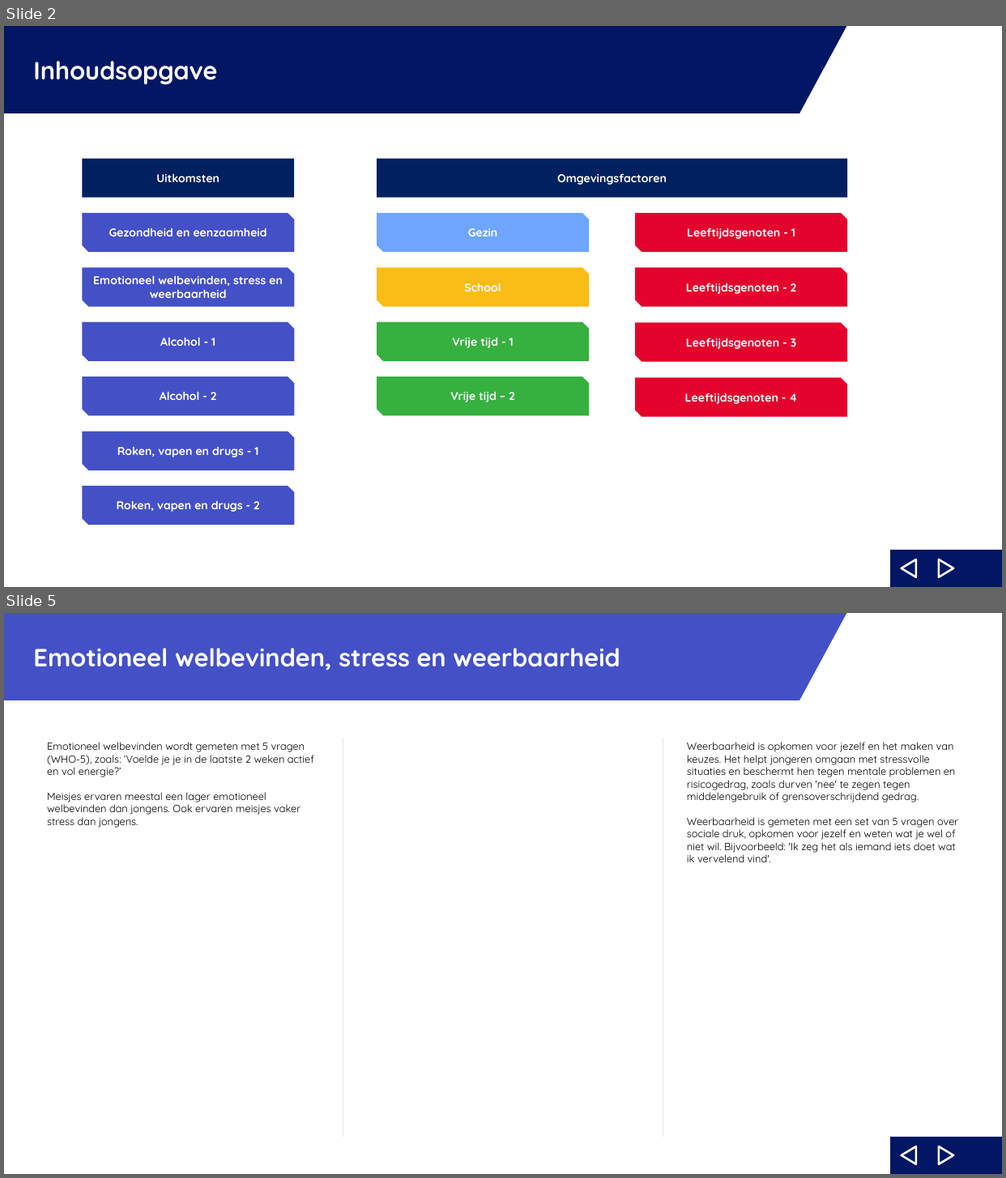
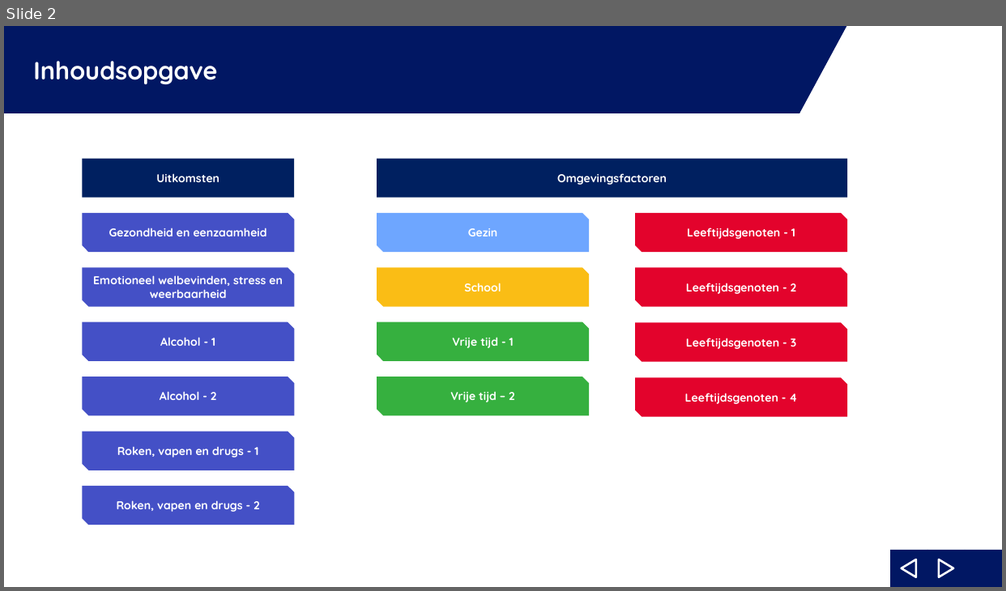
Before and after one commit to ggdatascience/reports_excel_to_powerpoint, a slide deck: oko/template rapportage oko.pptx. Shown one above the other, each under a label of ours: slides 2 and 5 before the commit, slide 2 after it; the slides between them are not shown. The pictures are 1006x1178 and 1006x591 pixels, drawn with LibreOffice and Linux fonts; fonts in the diff are those of the drawing; background and template pictures are left out. Boxes give left, top, right and bottom in pixels: in the first picture for what was removed or moved away, otherwise in the second. Text is boxed around its words. In the diff, an @@ line names an element or a change of style, - is before the commit and + after.

```diff
--- a/oko/template rapportage oko.pptx
+++ b/oko/template rapportage oko.pptx
@@ slide 5 removed at (4,613,1002,1174), background #FFFFFF; not listed: 5 template elements that a slide beside it also shows @@
@@ rectangle removed at (4,613,799,700) @@
-Emotioneel welbevinden, stress en weerbaarheid
@@ right triangle removed at (799,613,847,700) @@
@@ text removed at (47,742,314,828) @@
-Emotioneel welbevinden wordt gemeten met 5 vragen (WHO-5), zoals: ‘Voelde je je in de laatste 2 weken actief en vol energie?’
-Meisjes ervaren meestal een lager emotioneel welbevinden dan jongens. Ook ervaren meisjes vaker stress dan jongens.
@@ line removed from (343, 1137) to (343, 737) @@
@@ line removed from (663, 1137) to (663, 737) @@
@@ text removed at (687,742,958,862) @@
-Weerbaarheid is opkomen voor jezelf en het maken van keuzes. Het helpt jongeren omgaan met stressvolle situaties en beschermt hen tegen mentale problemen en risicogedrag, zoals durven 'nee' te zegen tegen middelengebruik of grensoverschrijdend gedrag.
-Weerbaarheid is gemeten met een set van 5 vragen over sociale druk, opkomen voor jezelf en weten wat je wel of niet wil. Bijvoorbeeld: 'Ik zeg het als iemand iets doet wat ik vervelend vind'.
```
Also in this commit, not shown: 7 slides added, 4 other slides removed.
